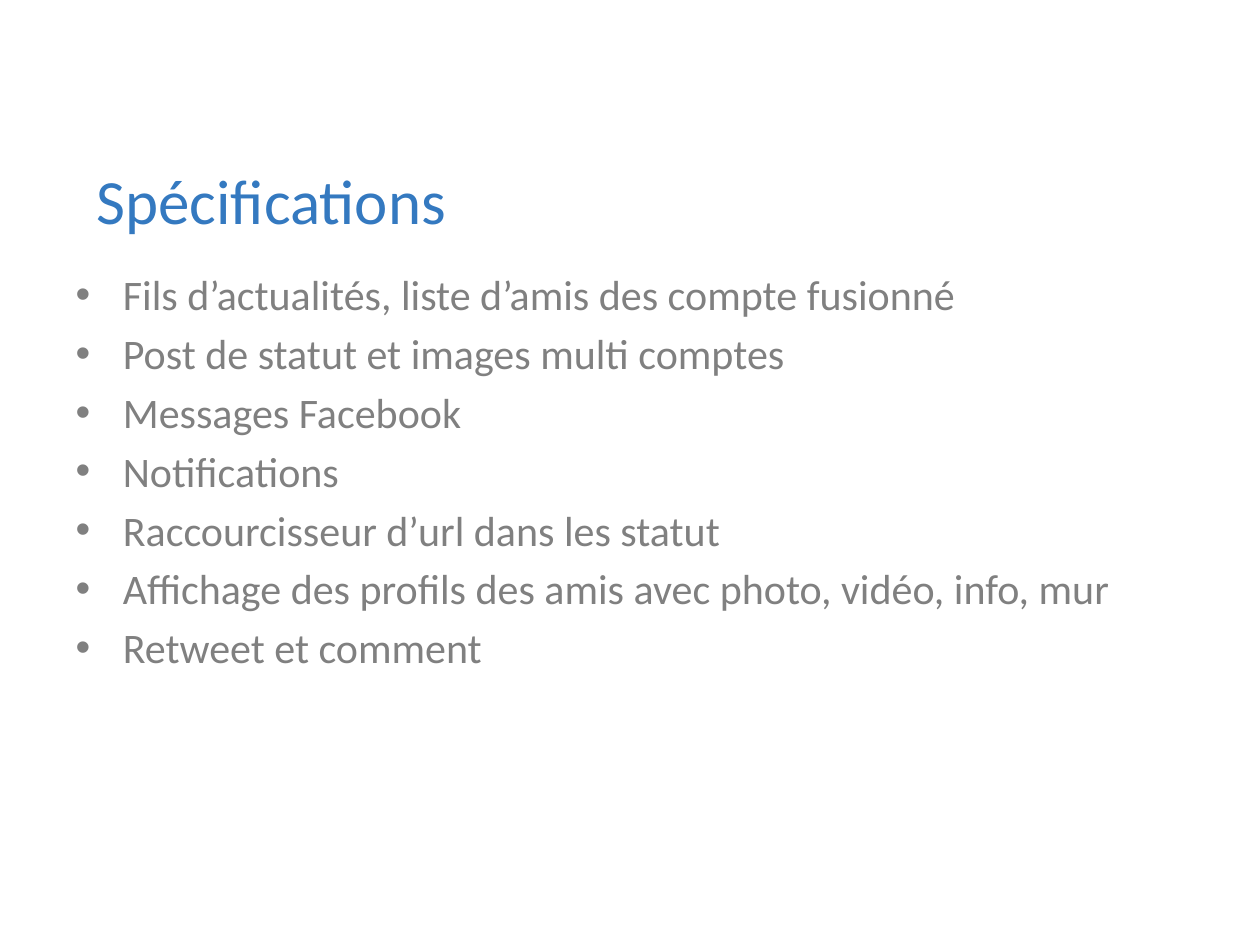
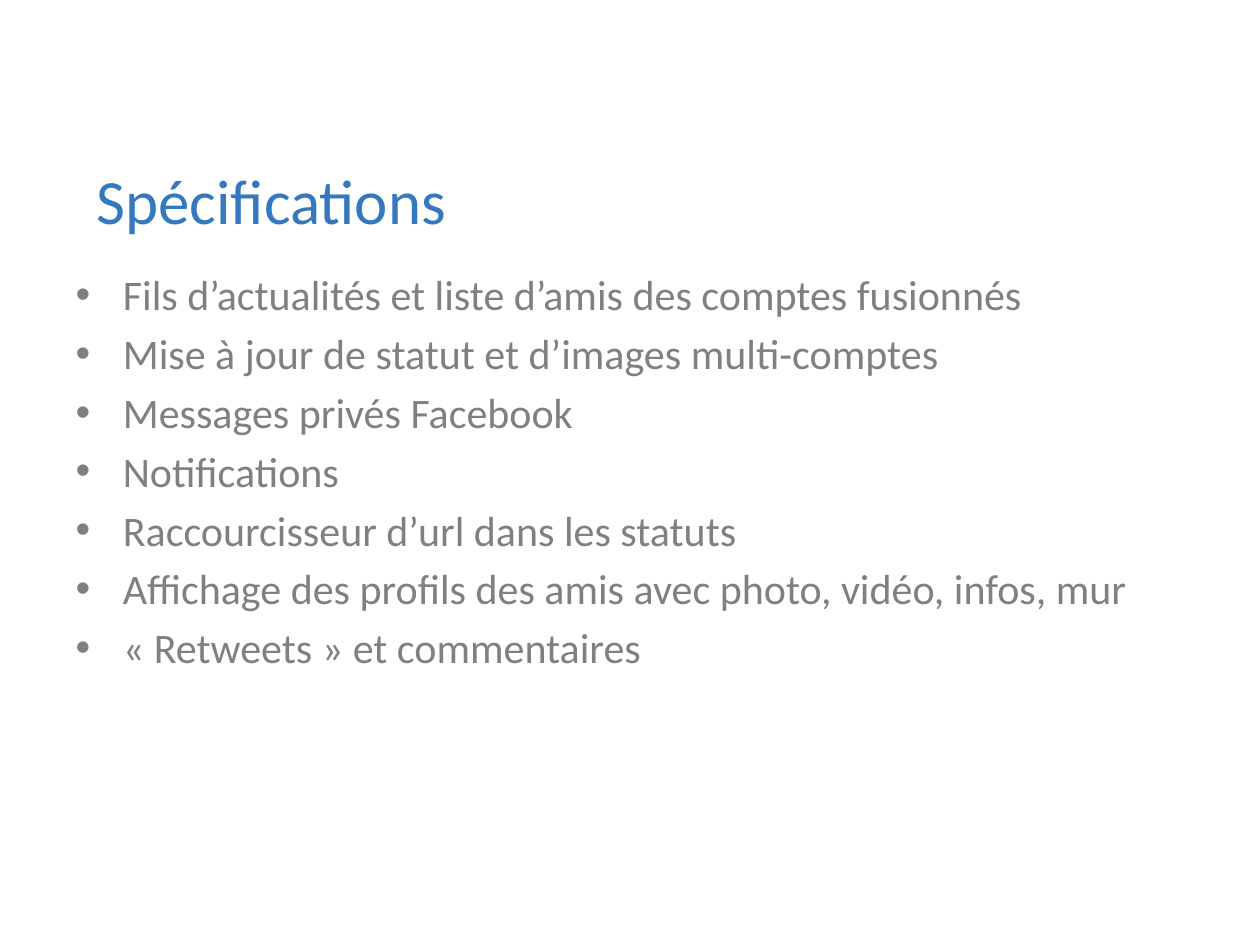
Before and after one commit to Riges/eip-silverlight, a slide deck: slide 7 of Docs/eip 10.09.11/myNETwork.pptx. Drawn at 1260x945 pixels with LibreOffice and Linux fonts; fonts in the diff are those of the drawing; background and template pictures are left out. Boxes give left, top, right and bottom in pixels: in the first picture for what was removed or moved away, otherwise in the second. Text is boxed around its words. In the diff, an @@ line names an element or a change of style, - is before the commit and + after.

```diff
--- a/Docs/eip 10.09.11/myNETwork.pptx
+++ b/Docs/eip 10.09.11/myNETwork.pptx
@@ text at (123,280,1021,435): text changed @@
-• Fils d’actualités, liste d’amis des compte fusionné
-• Post de statut et images multi comptes
-• Messages Facebook
+• Fils d’actualités et liste d’amis des comptes fusionnés
+• Mise à jour de statut et d’images multi-comptes
+• Messages privés Facebook
@@ text at (123,516,1126,663): text changed @@
-• Raccourcisseur d’url dans les statut
-• Affichage des profils des amis avec photo, vidéo, info, mur
-• Retweet et comment
+• Raccourcisseur d’url dans les statuts
+• Affichage des profils des amis avec photo, vidéo, infos, mur
+• « Retweets » et commentaires
```
Also in this commit, not shown: 8 other slides changed.
